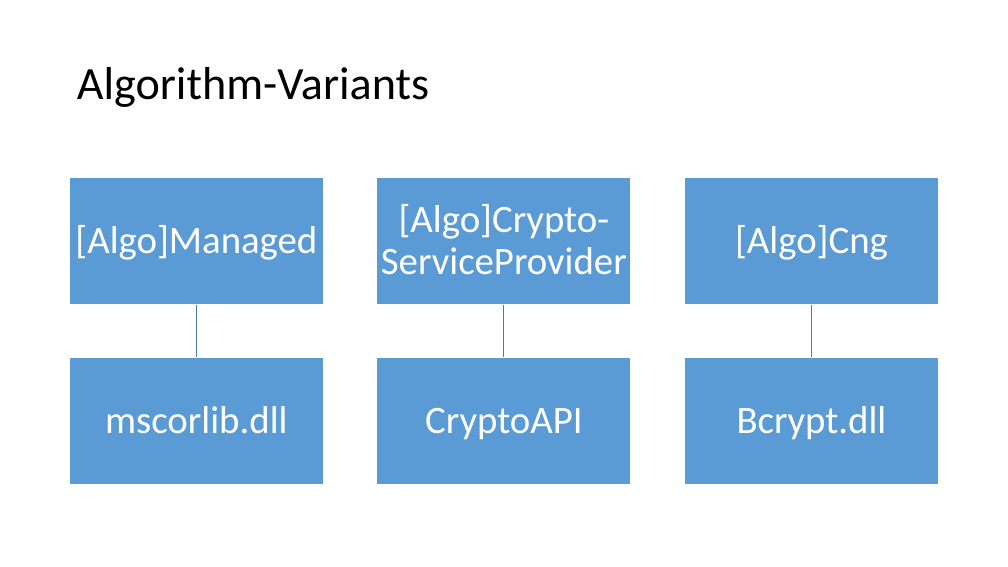
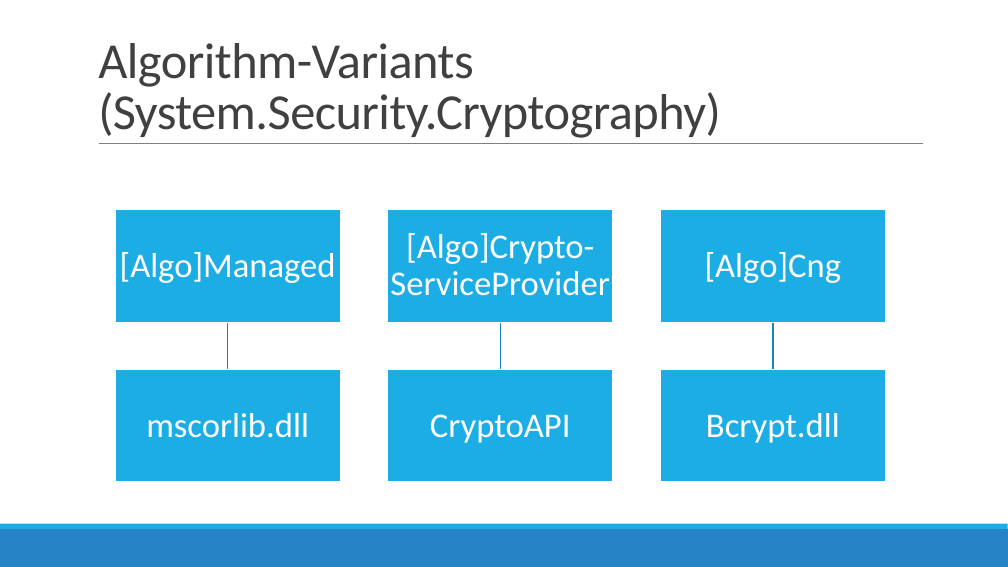
Before and after one commit to pihai/DotNetCrypto, a slide deck: slide 3 of NET Crypto.pptx. Drawn at 1008x567 pixels with LibreOffice and Linux fonts; fonts in the diff are those of the drawing. Boxes give left, top, right and bottom in pixels: in the first picture for what was removed or moved away, otherwise in the second. Text is boxed around its words. In the diff, an @@ line names an element or a change of style, - is before the commit and + after.

```diff
--- a/NET Crypto.pptx
+++ b/NET Crypto.pptx
@@ title "Algorithm-Variants (System.Security.Cryptography)" at (x1=98, y1=43, x2=721, y2=138): vertical alignment middle to bottom @@
@@ title at (x1=98, y1=43, x2=721, y2=138): text changed; size 44 to 48 pt; text colour #000000 to #404040 @@
-Algorithm-Variants
+Algorithm-Variants (System.Security.Cryptography)
@@ line added from (99, 144) to (923, 144), #808080 0.5 pt @@
@@ text "[Algo]Managed" moved from (x1=75, y1=225, x2=317, y2=260) to (x1=120, y1=252, x2=336, y2=283) @@
@@ rectangle resized from (x1=70, y1=177, x2=324, y2=304) to (x1=115, y1=209, x2=340, y2=322) @@
@@ text "[Algo]Crypto-ServiceProvider" moved from (x1=381, y1=204, x2=627, y2=274) to (x1=390, y1=233, x2=609, y2=296) @@
@@ rectangle resized from (x1=377, y1=177, x2=631, y2=304) to (x1=388, y1=209, x2=613, y2=322) @@
@@ size 37 to 33 pt; less space between paragraphs in 6 elements at (x1=430, y1=414, x2=571, y2=443), (x1=146, y1=413, x2=309, y2=438), (x1=706, y1=413, x2=840, y2=443), (x1=390, y1=233, x2=609, y2=296), (x1=120, y1=252, x2=336, y2=283), (x1=705, y1=252, x2=841, y2=283) @@
@@ text "[Algo]Cng" moved from (x1=735, y1=225, x2=888, y2=260) to (x1=705, y1=252, x2=841, y2=283) @@
@@ fill #5B9BD5 to #1CADE4; outline #FFFFFF 1 pt to #FFFFFF 1.25 pt in 6 elements at (x1=388, y1=370, x2=613, y2=482), (x1=115, y1=370, x2=340, y2=482), (x1=660, y1=370, x2=885, y2=482), (x1=388, y1=209, x2=613, y2=322), (x1=115, y1=209, x2=340, y2=322), (x1=660, y1=209, x2=885, y2=322) @@
@@ rectangle resized from (x1=684, y1=177, x2=938, y2=304) to (x1=660, y1=209, x2=885, y2=322) @@
@@ freeform shape resized from (x1=193, y1=304, x2=200, y2=358) to (x1=224, y1=322, x2=231, y2=370) @@
@@ freeform shape resized from (x1=501, y1=304, x2=508, y2=358) to (x1=497, y1=322, x2=504, y2=370) @@
@@ outline #497CAB 1 pt to #168BB7 1.25 pt in 3 elements at (x1=497, y1=322, x2=504, y2=370), (x1=224, y1=322, x2=231, y2=370), (x1=769, y1=322, x2=777, y2=370) @@
@@ freeform shape resized from (x1=808, y1=304, x2=815, y2=358) to (x1=769, y1=322, x2=777, y2=370) @@
@@ text "mscorlib.dll" moved from (x1=105, y1=406, x2=287, y2=434) to (x1=146, y1=413, x2=309, y2=438) @@
@@ rectangle resized from (x1=70, y1=358, x2=324, y2=485) to (x1=115, y1=370, x2=340, y2=482) @@
@@ rectangle resized from (x1=377, y1=358, x2=631, y2=485) to (x1=388, y1=370, x2=613, y2=482) @@
@@ text "Bcrypt.dll" moved from (x1=737, y1=406, x2=887, y2=440) to (x1=706, y1=413, x2=840, y2=443) @@
@@ rectangle resized from (x1=684, y1=358, x2=938, y2=485) to (x1=660, y1=370, x2=885, y2=482) @@
@@ rectangle added at (x1=0, y1=529, x2=1008, y2=567), fill #2683C6 @@
@@ rectangle added at (x1=0, y1=524, x2=1008, y2=529), fill #1CADE4 @@
```
Also in this commit, not shown: 4 other slides changed, 4 slides added, 2 slides removed.
